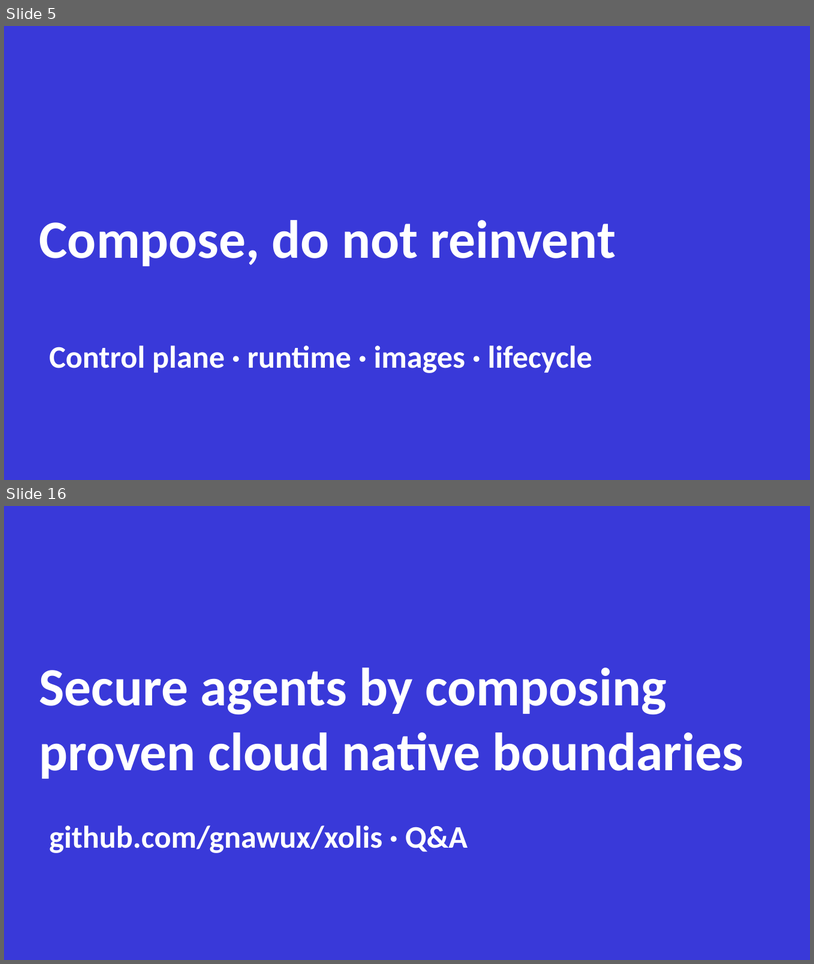
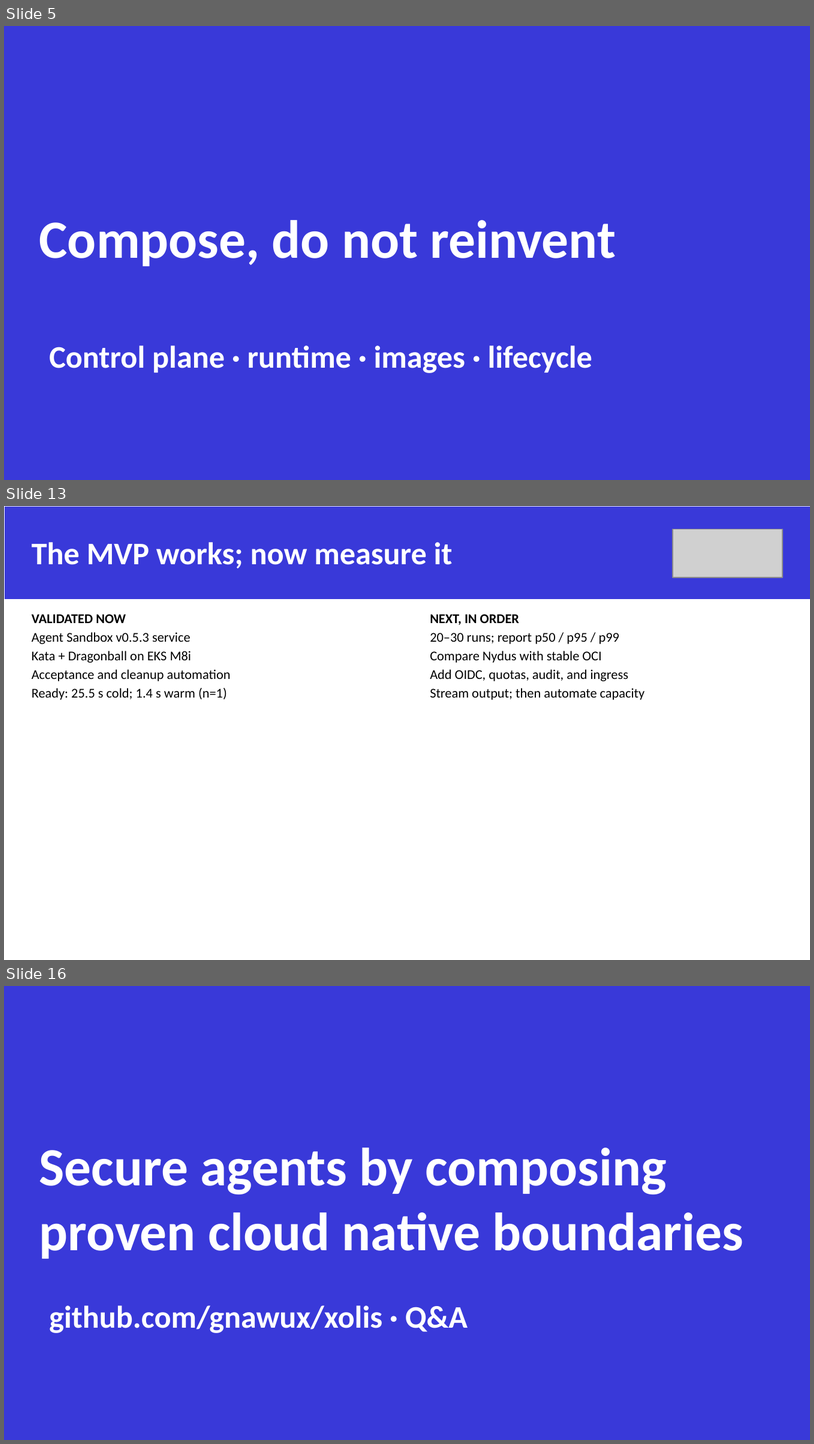
Before and after one commit to gnawux/xolis, a slide deck: Docs/decks/kubecon-jp-2026/Sandbox_for_Agentic_Application_with_Cloud_Native_Stack.pptx. Shown one above the other, each under a label of ours: slides 5 and 16 before the commit, slides 5, 13 and 16 after it; the slides between them are not shown. The pictures are 814x964 and 814x1444 pixels, drawn with LibreOffice and Linux fonts; fonts in the diff are those of the drawing; grey boxes stand for pictures; background and template pictures are left out. Boxes give left, top, right and bottom in pixels: in the first picture for what was removed or moved away, otherwise in the second. Text is boxed around its words. In the diff, an @@ line names an element or a change of style, - is before the commit and + after.

```diff
--- a/Docs/decks/kubecon-jp-2026/Sandbox_for_Agentic_Application_with_Cloud_Native_Stack.pptx
+++ b/Docs/decks/kubecon-jp-2026/Sandbox_for_Agentic_Application_with_Cloud_Native_Stack.pptx
@@ slide 13 added at [4, 506, 810, 960], background #FFFFFF @@
@@ rectangle added at [5, 507, 810, 600], fill #3939D9 @@
@@ picture added at [674, 529, 783, 578] @@
@@ title added at [32, 542, 453, 568], 28 pt, text #FFFFFF, bold @@
+The MVP works; now measure it
@@ text added at [32, 614, 231, 700], 12 pt, text #000000 @@
+VALIDATED NOW
+Agent Sandbox v0.5.3 service
+Kata + Dragonball on EKS M8i
+Acceptance and cleanup automation
+Ready: 25.5 s cold; 1.4 s warm (n=1)
@@ text added at [430, 614, 645, 700], 12 pt, text #000000 @@
+NEXT, IN ORDER
+20–30 runs; report p50 / p95 / p99
+Compare Nydus with stable OCI
+Add OIDC, quotas, audit, and ingress
+Stream output; then automate capacity
```
Also in this commit, not shown: 2 slides changed, 1 slide removed, 3 other files.
